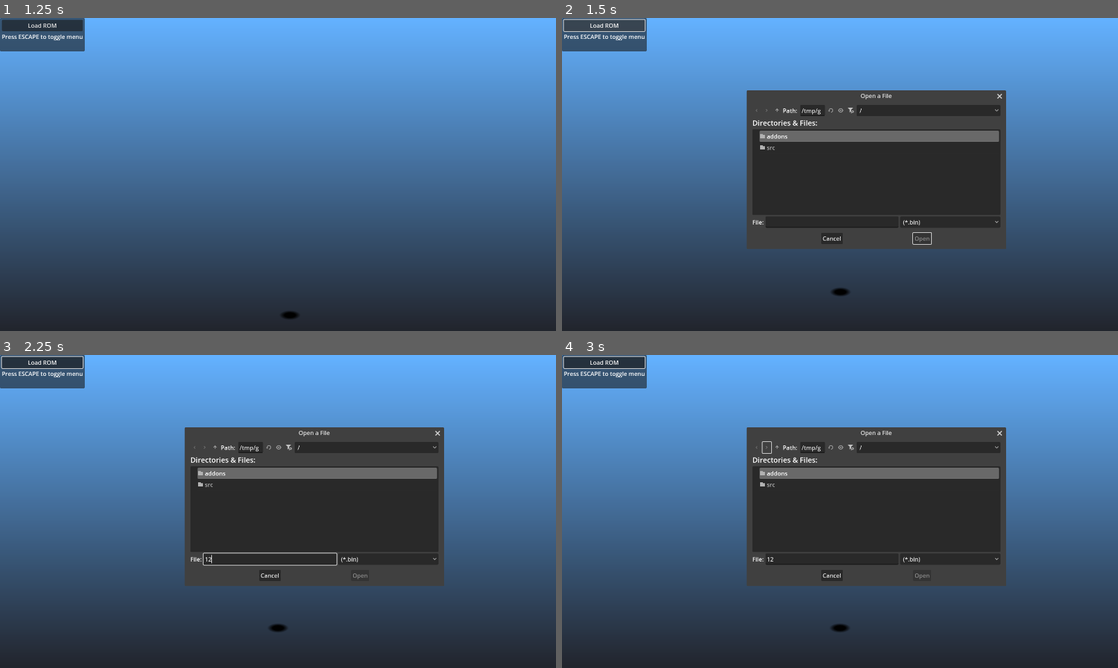
Above: before the commit, frames 1-4 (two rows, left to right).
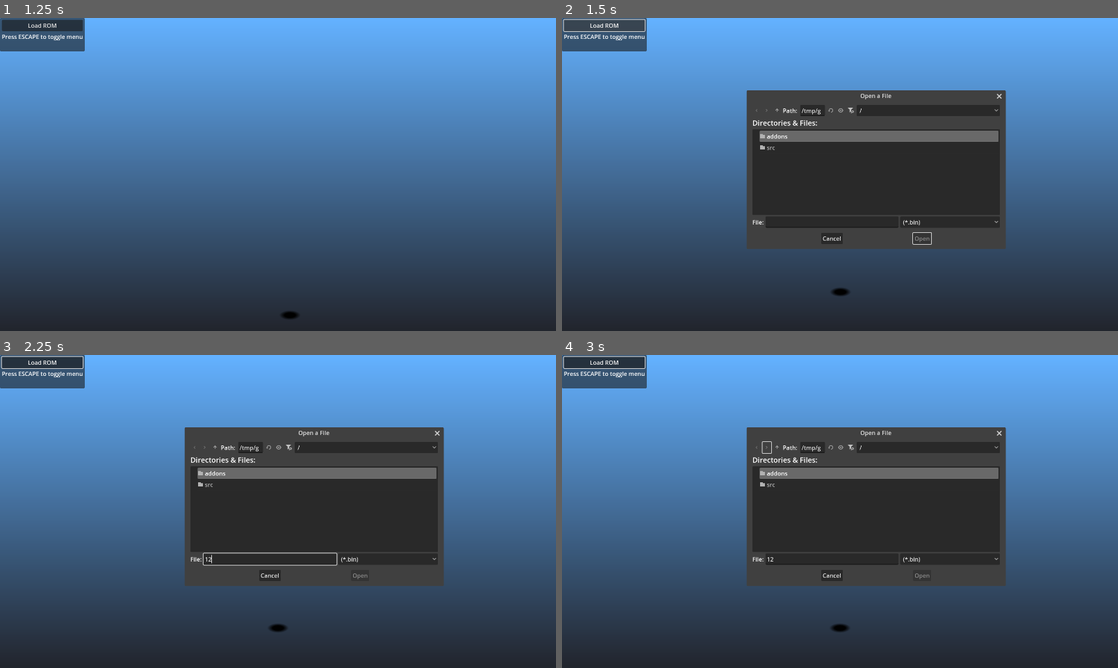
Above: after the commit, the same moments.

Repository: mrgudenheim/TacticsEngineG
Game: Godot game, scene res://src/Map/map_viewer.tscn
Two runs of this game, one before a commit and one after it. Both use one fixed random seed, a clock stepped at 60 frames per second and the inputs below.
Inputs (mouse positions are in pixels of both pictures, inside the frame that each line leads up to):
- Up to frame 1 (1.25 s): tap Enter (ui_accept) at 0.5, 0.77 s; move the mouse to (400, 158) at 0.52 s; hold D from 0.53 s (still down); click (400, 158) at 0.6 s
- Up to frame 2 (1.5 s): release D at 1.25 s; click "Load ROM" at 1.25 s
- Up to frame 3 (2.25 s): click (272, 558) at 2.02 s; type "12" at 2.1 s
- Up to frame 4 (3 s): click (767, 448) at 2.75 s

Frame 1 is identical in both runs. In frame 2, 0.1% of the frame differs, in the area x 53-80%, y 23-74%; in frame 3, 0.1%; in frame 4, 0.1%.
Error before the commit: Invalid access to property or key 'sequences' on a base object of type 'Nil'. (res://src/Unit/unit_animation_manager.gd:504)
Error after the commit: Invalid access to property or key 'sequences' on a base object of type 'Nil'. (res://src/Unit/unit_animation_manager.gd:501)

Commit message:
fixed clearing weapons/items when animation ends

Diff:
--- a/src/Unit/unit.gd
+++ b/src/Unit/unit.gd
@@ -98,10 +98,13 @@
 		get_parent().add_child(new_vfx_location)
 		ability_data.display_vfx(new_vfx_location)
 
-		get_tree().create_timer(2).timeout.connect(func() -> void: can_move = true) # TODO implement proper timeout for abilities that execute using an infinite loop animation
+		# TODO implement proper timeout for abilities that execute using an infinite loop animation
+		# this implementation can overwrite can_move when in the middle of another ability
+		get_tree().create_timer(2).timeout.connect(func() -> void: can_move = true)
 
 		await animation_manager.animation_completed
 
+	animation_manager.reset_sprites()
 	animation_manager.unit_debug_menu.anim_id_spin.value = idle_animation_id  + int(is_back_facing)
 	can_move = true
 
--- a/src/Unit/unit_animation_manager.gd
+++ b/src/Unit/unit_animation_manager.gd
@@ -286,9 +286,6 @@
 				position_offset = unit_data.facing_vector * 2
 			else:
 				push_warning("can't interpret " + seq_part.opcode_name)
-
-			#if fft_animation.flipped_h:
-				#position_offset = position_offset * Vector3(-1, 1, 1)
 
 			unit_sprites_manager.global_position += position_offset * MapViewer.SCALE
 			#(draw_target.get_parent().get_parent() as Node3D).position += position_offset
--- a/src/Unit/unit_sprites_manager.gd
+++ b/src/Unit/unit_sprites_manager.gd
@@ -28,7 +28,9 @@
 	# reset layer priority, TODO fix for sprite3Ds
 	sprite_primary.position.z = -2 * LAYERING_OFFSET
 	sprite_weapon.position.z = -3 * LAYERING_OFFSET
+	sprite_weapon.texture = ImageTexture.create_from_image(Image.create_empty(120, 120, false, Image.FORMAT_RGBA8))
 	sprite_effect.position.z = -1 * LAYERING_OFFSET
+	sprite_effect.texture = ImageTexture.create_from_image(Image.create_empty(120, 120, false, Image.FORMAT_RGBA8))
 	sprite_text.position.z = 0 * LAYERING_OFFSET
 
 	pivot_primary.rotation_degrees.y = 0
